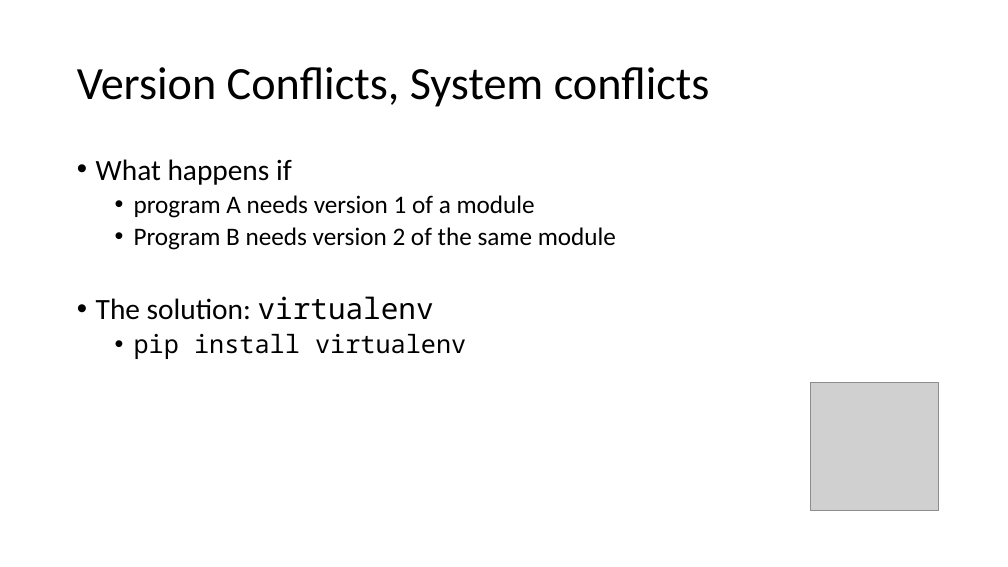
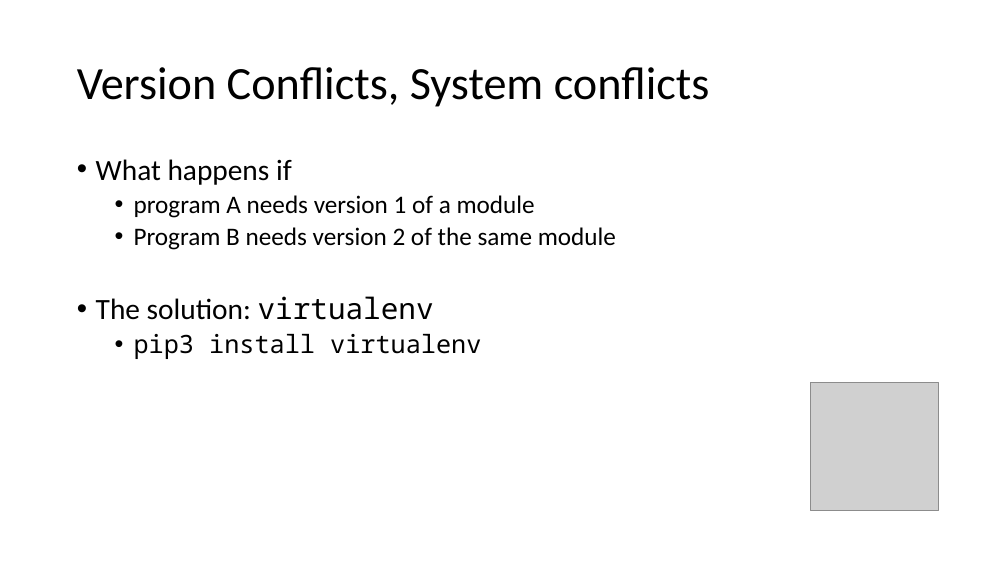
Before and after one commit to wilkotom/python_examples, a slide deck: slide 5 of Python Level 2/Lesson 6/Session 6.pptx. Drawn at 1008x567 pixels with LibreOffice and Linux fonts; fonts in the diff are those of the drawing; grey boxes stand for pictures. Boxes give left, top, right and bottom in pixels: in the first picture for what was removed or moved away, otherwise in the second. Text is boxed around its words. In the diff, an @@ line names an element or a change of style, - is before the commit and + after.

```diff
--- a/Python Level 2/Lesson 6/Session 6.pptx
+++ b/Python Level 2/Lesson 6/Session 6.pptx
@@ text at (134, 334, 481, 359): text changed @@
-  • pip install virtualenv
+  • pip3 install virtualenv
```
Also in this commit, not shown: 7 other slides changed.
